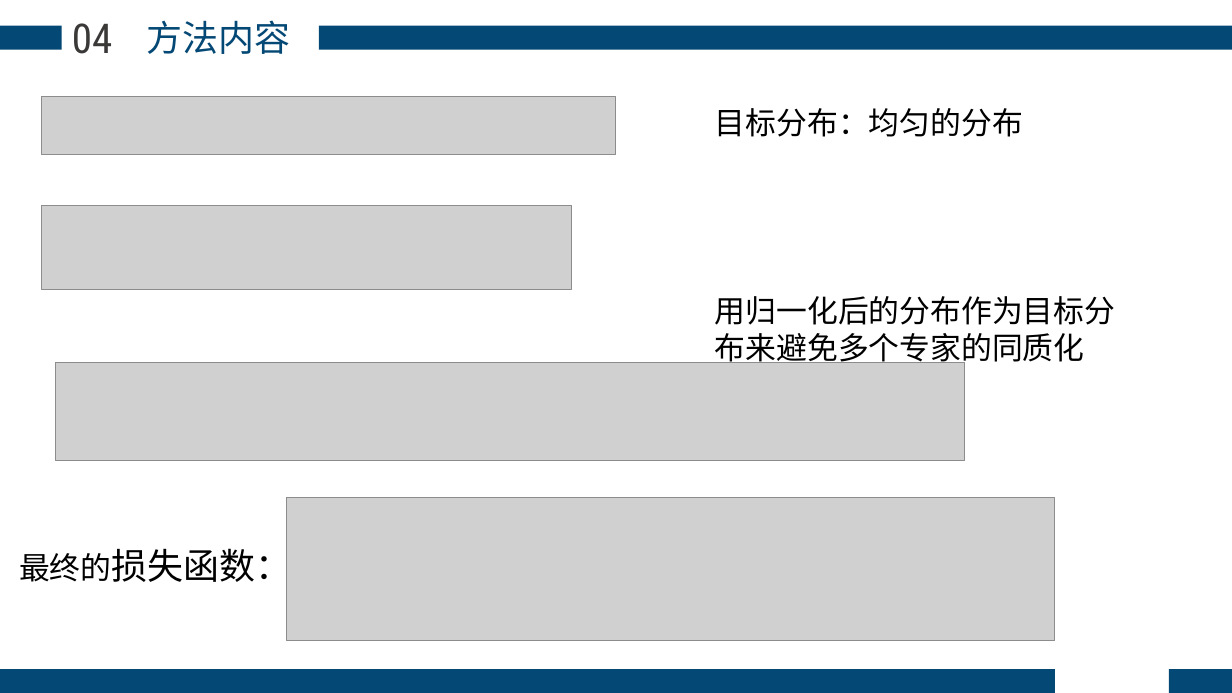
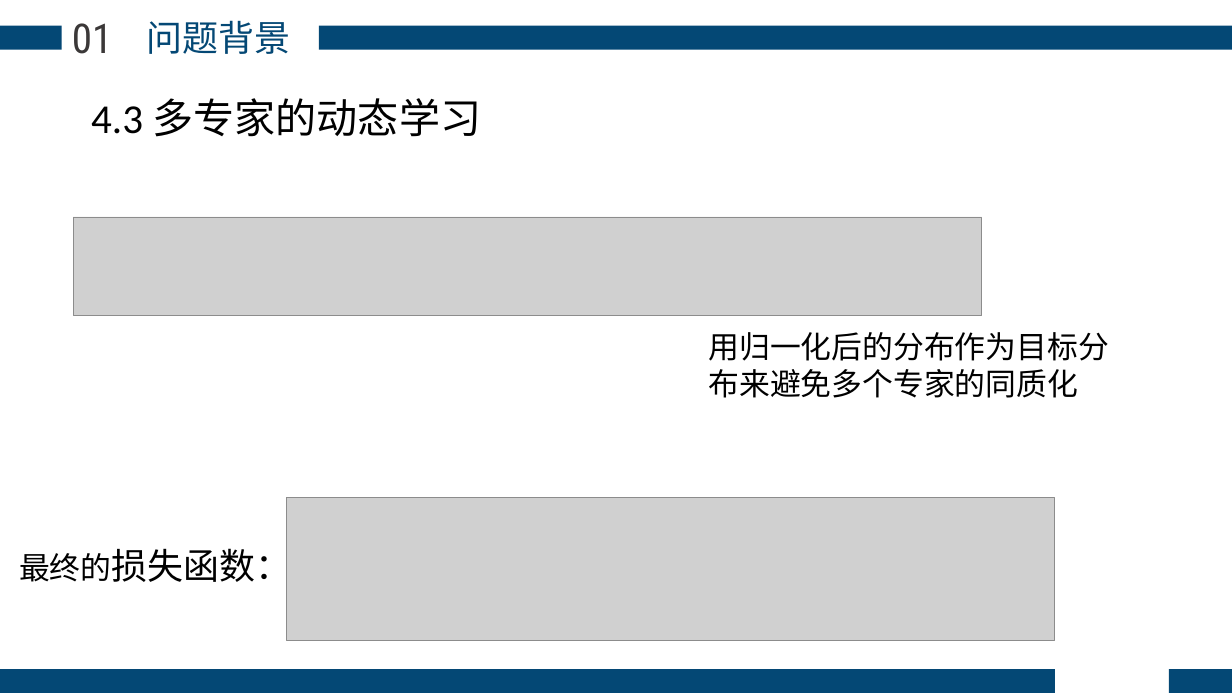
Before and after one commit to phuan-s/remote-repo, a slide deck: slide 15 of 研一上论文分享.pptx (slide 13 before the commit). Drawn at 1232x693 pixels with LibreOffice and Linux fonts; fonts in the diff are those of the drawing; grey boxes stand for pictures. Boxes give left, top, right and bottom in pixels: in the first picture for what was removed or moved away, otherwise in the second. Text is boxed around its words. In the diff, an @@ line names an element or a change of style, - is before the commit and + after.

Commit message:
1006

```diff
--- a/研一上论文分享.pptx
+++ b/研一上论文分享.pptx
@@ text at (72,23,112,54): text changed @@
-04
+01
@@ text at (147,20,291,54): text changed @@
-方法内容
+问题背景
@@ picture removed at (42,96,616,154) @@
@@ text added at (91,98,482,137), 32 pt, text #000000 @@
+4.3 多专家的动态学习
@@ text removed at (715,108,1023,137) @@
-目标分布：均匀的分布
@@ picture removed at (42,206,571,290) @@
@@ picture: place and size @@
-picture at (55,362,964,461)
+picture at (73,217,982,316)
@@ text "用归一化后的分布作为目标分布来避免多个专家的同质化" rewrapped from (715,296,1115,368) to (708,332,1108,398) @@
```
Also in this commit, not shown: 1 other slide changed, 1 slide added, 12 slides removed.
